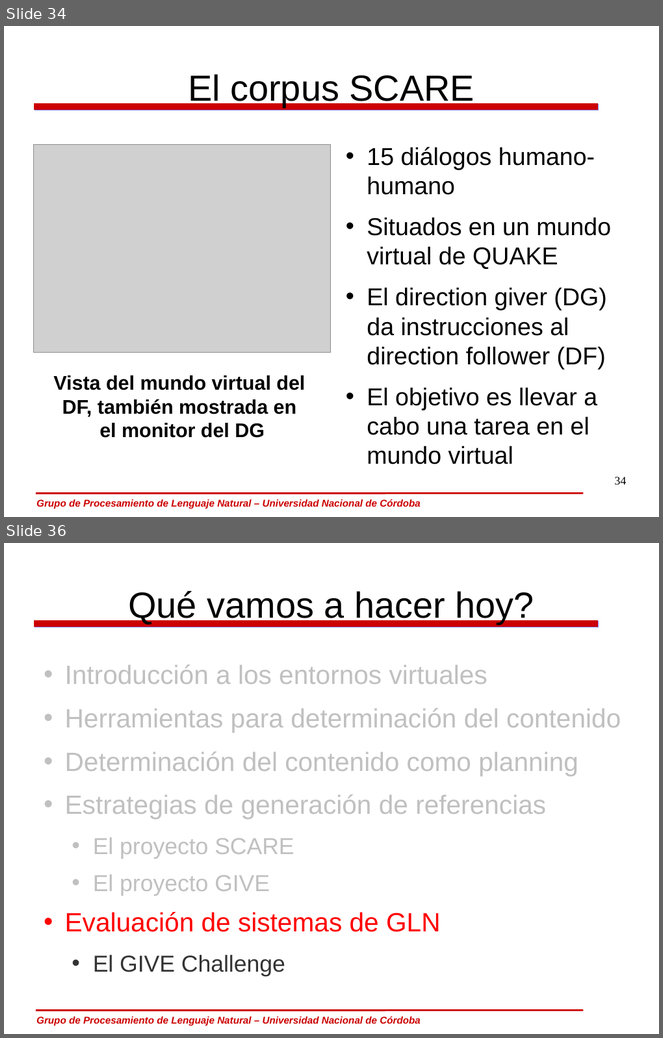
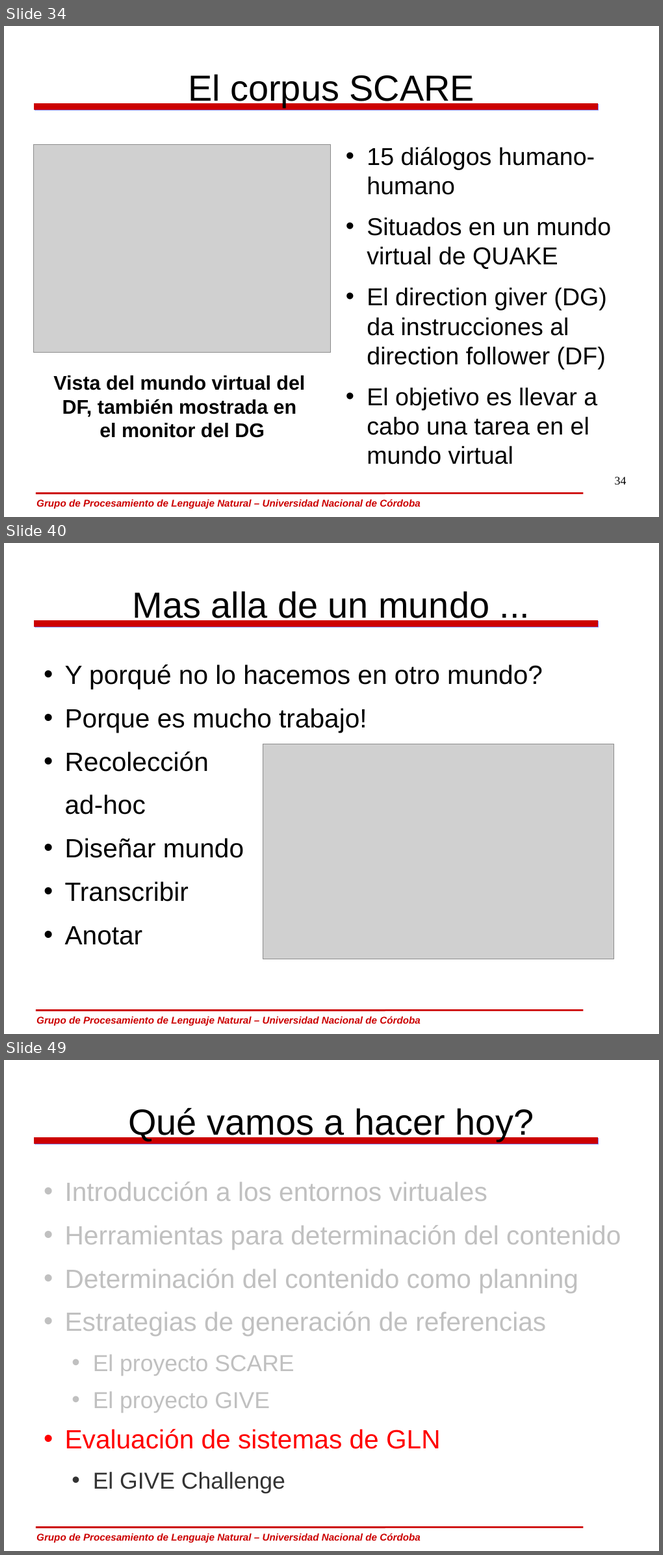
Before and after one commit to carlosareces/elic10, a slide deck: slides/dia5.odp. Shown one above the other, each under a label of ours: slides 34 and 36 before the commit, slides 34, 40 and 49 after it; the slides between them are not shown. The pictures are 663x1038 and 663x1555 pixels, drawn with LibreOffice and Linux fonts; fonts in the diff are those of the drawing; grey boxes stand for pictures; background and template pictures are left out. Boxes give left, top, right and bottom in pixels: in the first picture for what was removed or moved away, otherwise in the second. Text is boxed around its words. In the diff, an @@ line names an element or a change of style, - is before the commit and + after.

```diff
--- a/slides/dia5.odp
+++ b/slides/dia5.odp
@@ slide 40 added at (x1=4, y1=543, x2=659, y2=1034), background #FFFFFF; not listed: 3 template elements that a slide beside it also shows @@
@@ title added at (x1=133, y1=591, x2=490, y2=624), 44 pt, text #000000 @@
+Mas alla de un mundo ...
@@ text added at (x1=65, y1=665, x2=543, y2=945), 32 pt, text #000000 @@
+• Y porqué no lo hacemos en otro mundo?
+• Porque es mucho trabajo!
+• Recolección
+ad-hoc
+• Diseñar mundo
+• Transcribir
+• Anotar
@@ picture added at (x1=263, y1=744, x2=614, y2=959) @@
@@ what was slide 36 is now slide 49 @@
```
Also in this commit, not shown: 2 slides changed, 17 other slides added, 1 slide removed.
